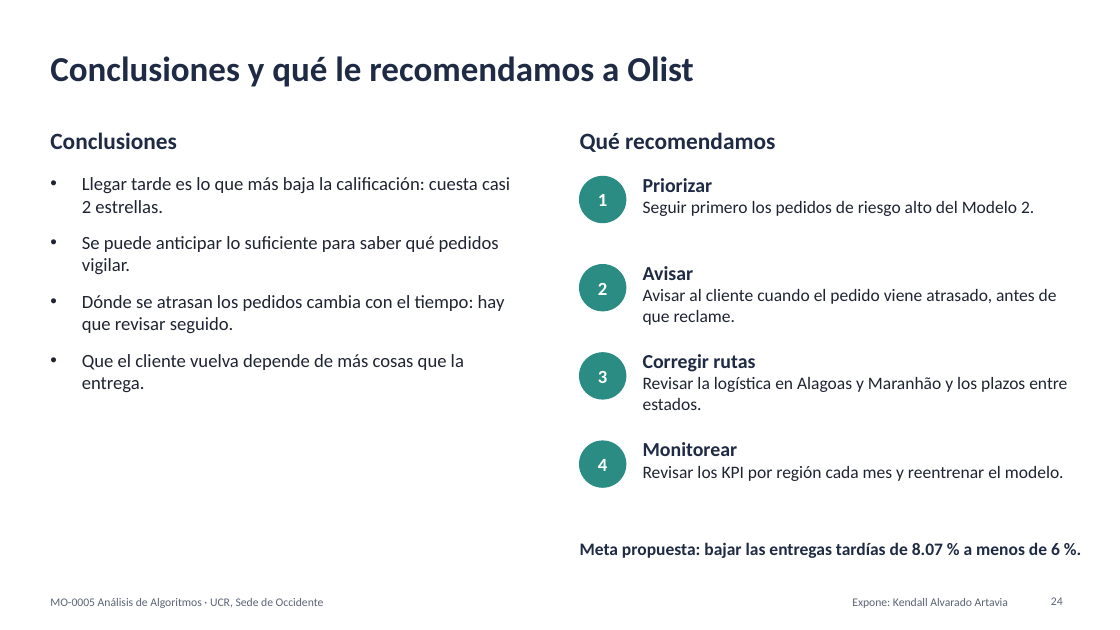
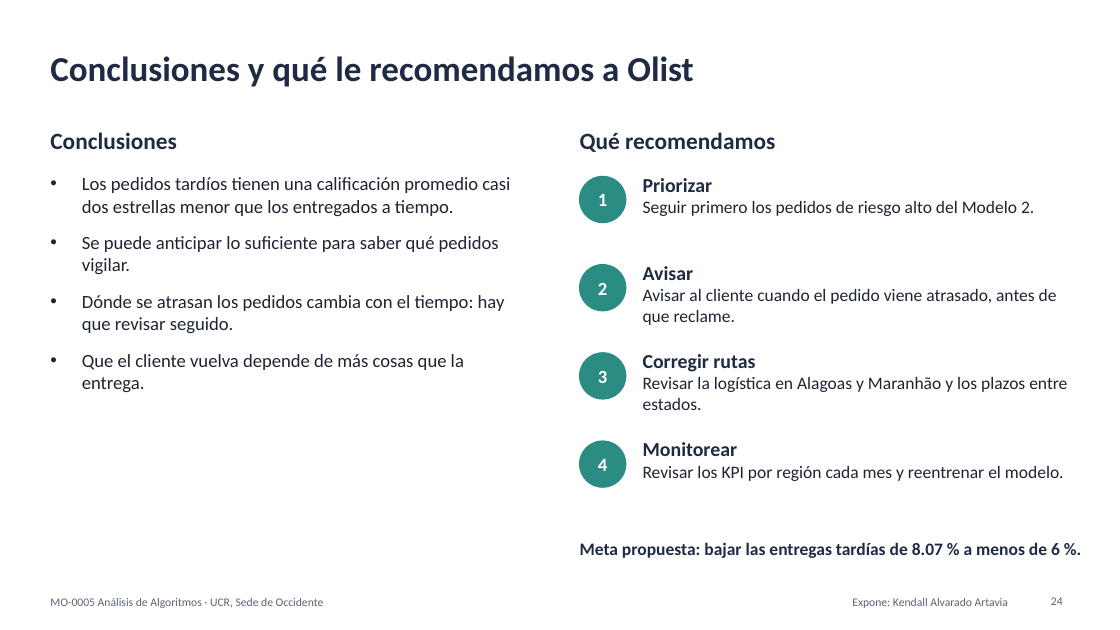
Before and after one commit to FerretoDev/mo0005-ecommerce-ml, a slide deck: slide 24 of presentacion/presentacion.pptx. Drawn at 1120x630 pixels with LibreOffice and Linux fonts; fonts in the diff are those of the drawing. Boxes give left, top, right and bottom in pixels: in the first picture for what was removed or moved away, otherwise in the second. Text is boxed around its words. In the diff, an @@ line names an element or a change of style, - is before the commit and + after.

```diff
--- a/presentacion/presentacion.pptx
+++ b/presentacion/presentacion.pptx
@@ text at bbox=[82, 177, 510, 216]: text changed @@
-• Llegar tarde es lo que más baja la calificación: cuesta casi 2 estrellas.
+• Los pedidos tardíos tienen una calificación promedio casi dos estrellas menor que los entregados a tiempo.
```
Also in this commit, not shown: 7 other slides changed, 3 other files.
